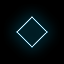
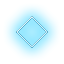
Layers edited between the first and the second (64, 64) image:
hid "Layer 2" over box(0, 0, 64, 64)
